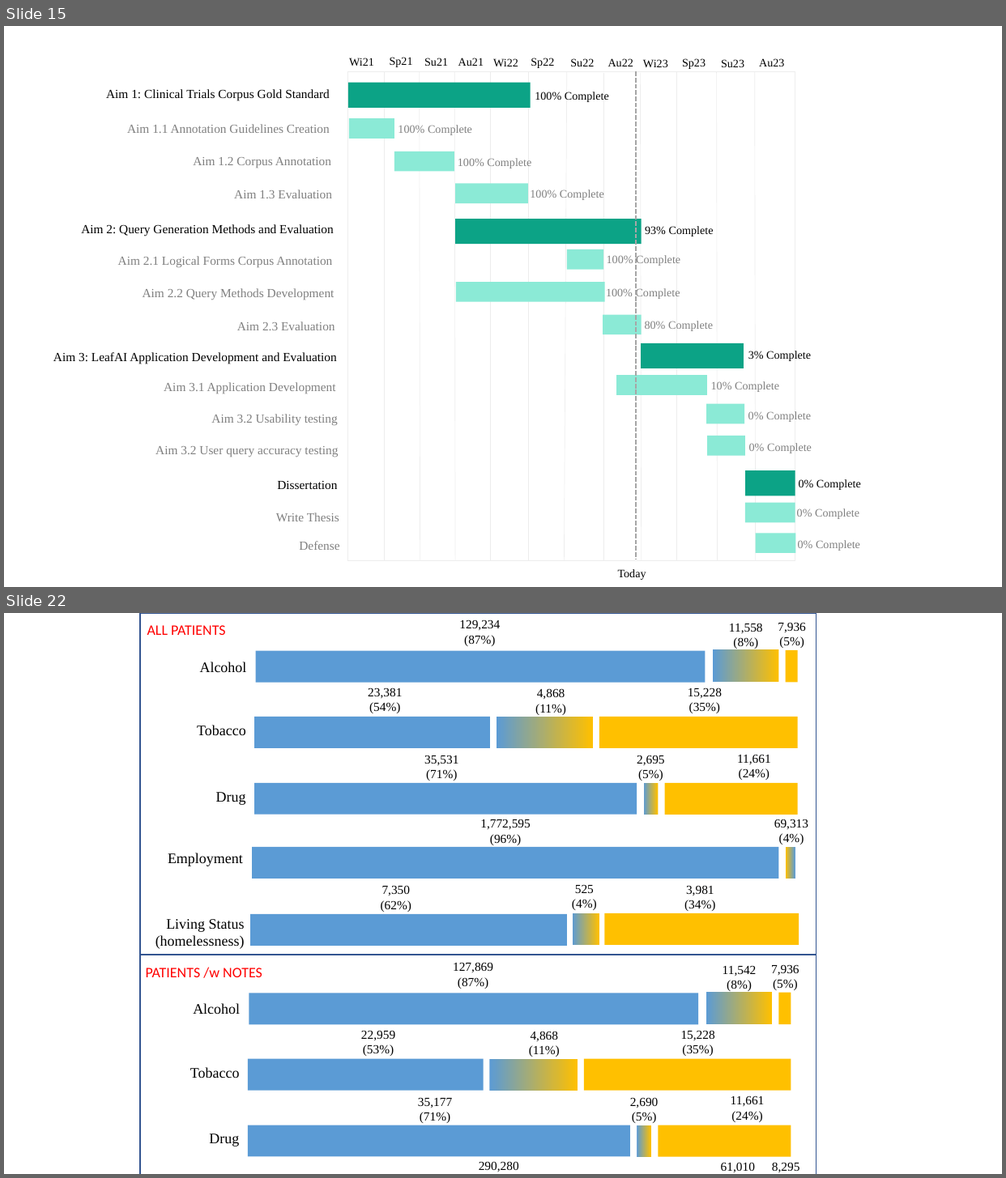
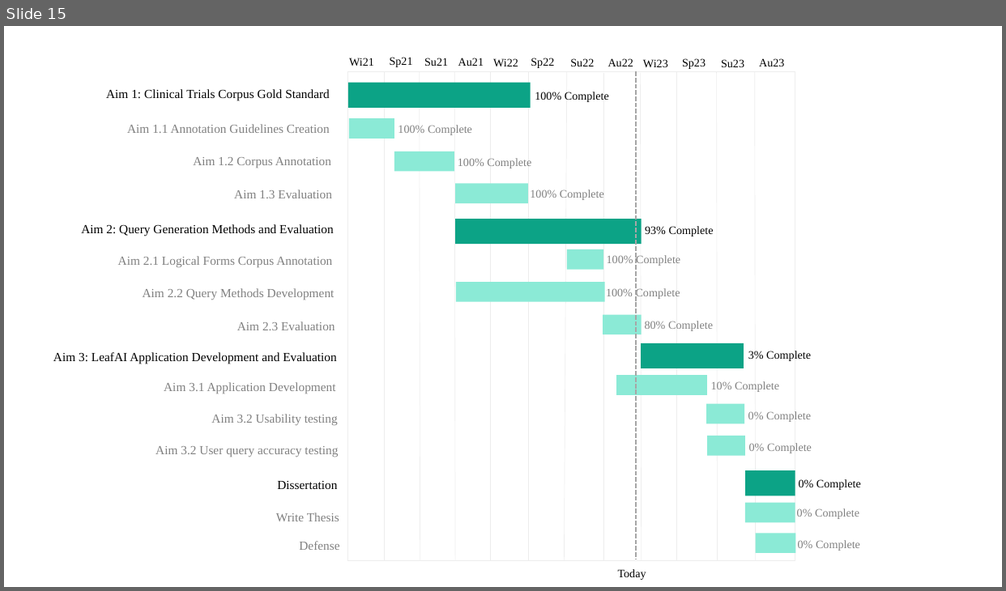
Before and after one commit to ndobb/dissertation, a slide deck: 2_query_gen/paper2_figures.pptx. Shown one above the other, each under a label of ours: slides 15 and 22 before the commit, slide 15 after it; the slides between them are not shown. The pictures are 1006x1178 and 1006x591 pixels, drawn with LibreOffice and Linux fonts; fonts in the diff are those of the drawing. Boxes give left, top, right and bottom in pixels: in the first picture for what was removed or moved away, otherwise in the second. Text is boxed around its words. In the diff, an @@ line names an element or a change of style, - is before the commit and + after.

```diff
--- a/2_query_gen/paper2_figures.pptx
+++ b/2_query_gen/paper2_figures.pptx
@@ slide 22 removed at (4,613,1002,1174), background #FFFFFF @@
@@ rectangle removed at (140,613,817,1174) @@
@@ rectangle removed at (140,613,817,956) @@
@@ text removed at (147,625,226,635) @@
-ALL PATIENTS
@@ group removed at (200,619,806,683): 4 texts, 3 rectangles @@
-Alcohol
-7,936
-(5%)
-11,558
-(8%)
-129,234
-(87%)
@@ group removed at (197,688,798,748): 4 texts, 3 rectangles @@
-Tobacco
-15,228
-(35%)
-4,868
-(11%)
-23,381
-(54%)
@@ group removed at (216,755,799,815): 4 texts, 3 rectangles @@
-Drug
-11,661
-(24%)
-2,695
-(5%)
-35,531
-(71%)
@@ group removed at (168,819,808,879): 3 texts, 2 rectangles @@
-Employment
-69,313
-(4%)
-1,772,595
-(96%)
@@ group removed at (155,885,799,949): 4 texts, 3 rectangles @@
-Living Status
-(homelessness)
-3,981
-(34%)
-525
-(4%)
-7,350
-(62%)
@@ rectangle removed at (140,954,817,1174) @@
@@ text removed at (146,967,262,978) @@
-PATIENTS /w NOTES
@@ group removed at (193,962,799,1024): 4 texts, 3 rectangles @@
-Alcohol
-7,936
-(5%)
-11,542
-(8%)
-127,869
-(87%)
@@ group removed at (190,1030,791,1091): 4 texts, 3 rectangles @@
-Tobacco
-15,228
-(35%)
-4,868
-(11%)
-22,959
-(53%)
@@ group removed at (209,1096,791,1157): 4 texts, 3 rectangles @@
-Drug
-11,661
-(24%)
-2,690
-(5%)
-35,177
-(71%)
@@ text removed at (479,1161,519,1172) @@
-290,280
-(81%)
@@ text removed at (721,1162,755,1173) @@
-61,010
-(17%)
@@ text removed at (772,1162,800,1174) @@
-8,295
-(2%)
```
Also in this commit, not shown: 3 slides added, 8 other slides removed, 11 other files.
